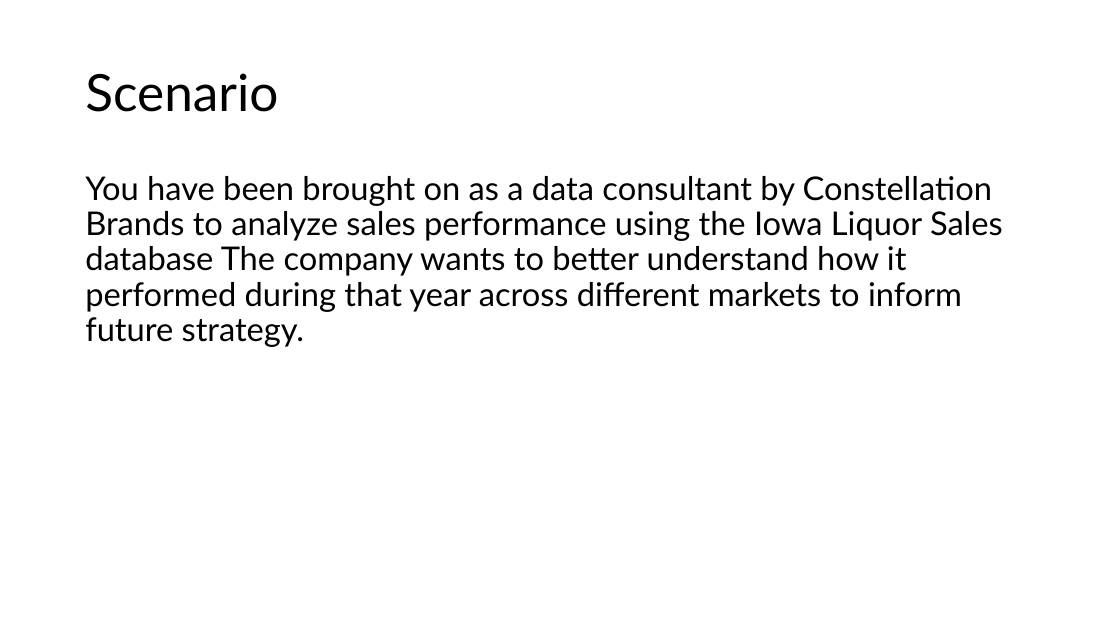
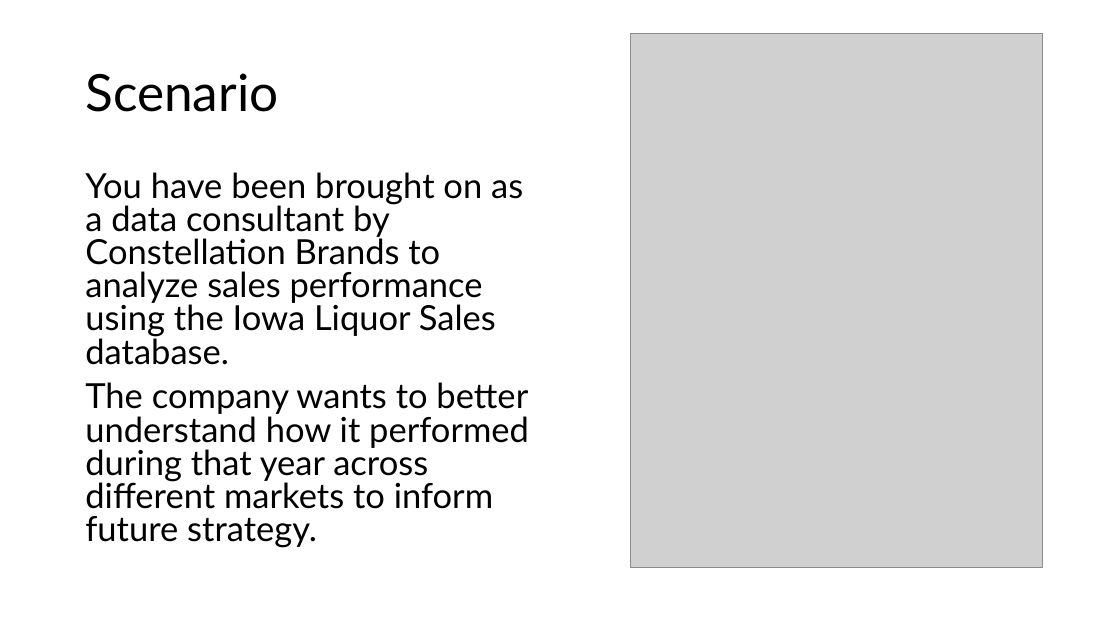
Before and after one commit to ltpham123/data-analytics, a slide deck: slide 2 of week-04/Pham_liquor_sales_presentation.pptx (slide 3 before the commit). Drawn at 1120x630 pixels with LibreOffice and Linux fonts; fonts in the diff are those of the drawing; grey boxes stand for pictures. Boxes give left, top, right and bottom in pixels: in the first picture for what was removed or moved away, otherwise in the second. Text is boxed around its words. In the diff, an @@ line names an element or a change of style, - is before the commit and + after.

Commit message:
presentation draft done

```diff
--- a/week-04/Pham_liquor_sales_presentation.pptx
+++ b/week-04/Pham_liquor_sales_presentation.pptx
@@ picture added at [631, 34, 1044, 568] @@
@@ text at [85, 172, 529, 547]: text changed; size 28 to 29.6 pt @@
-You have been brought on as a data consultant by Constellation Brands to analyze sales performance using the Iowa Liquor Sales database The company wants to better understand how it performed during that year across different markets to inform future strategy.
+You have been brought on as a data consultant by Constellation Brands to analyze sales performance using the Iowa Liquor Sales database.
+The company wants to better understand how it performed during that year across different markets to inform future strategy.
```
Also in this commit, not shown: 2 other slides changed, 14 slides added, 10 slides removed.
